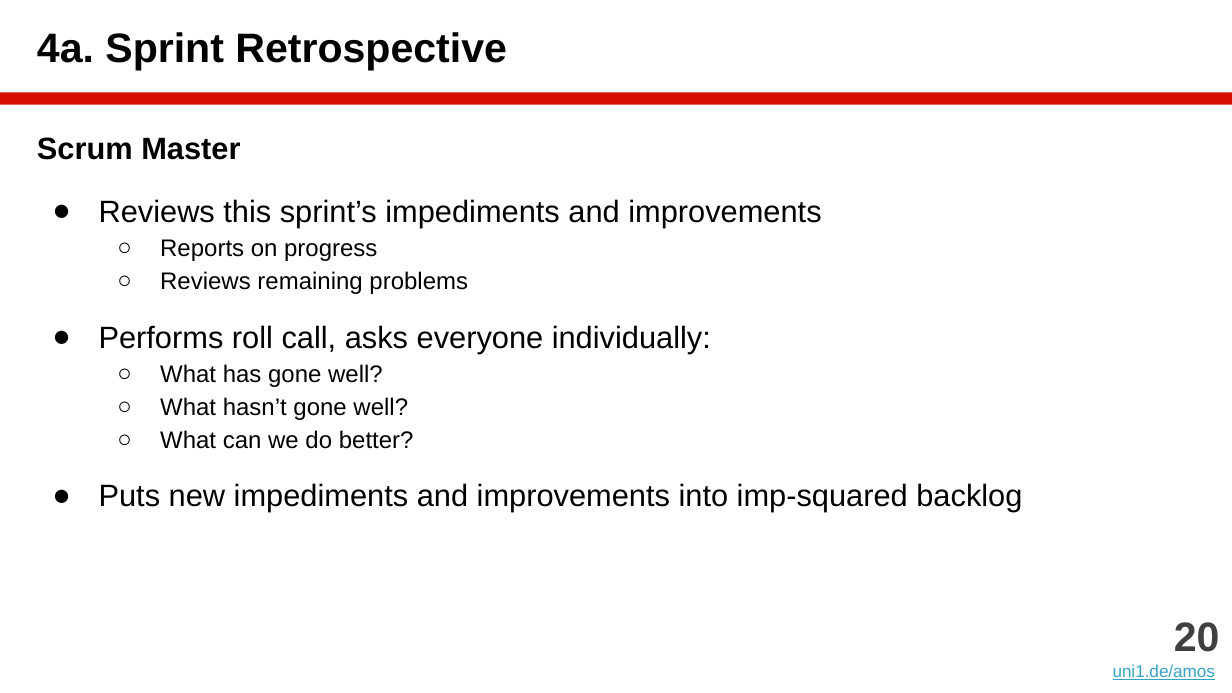
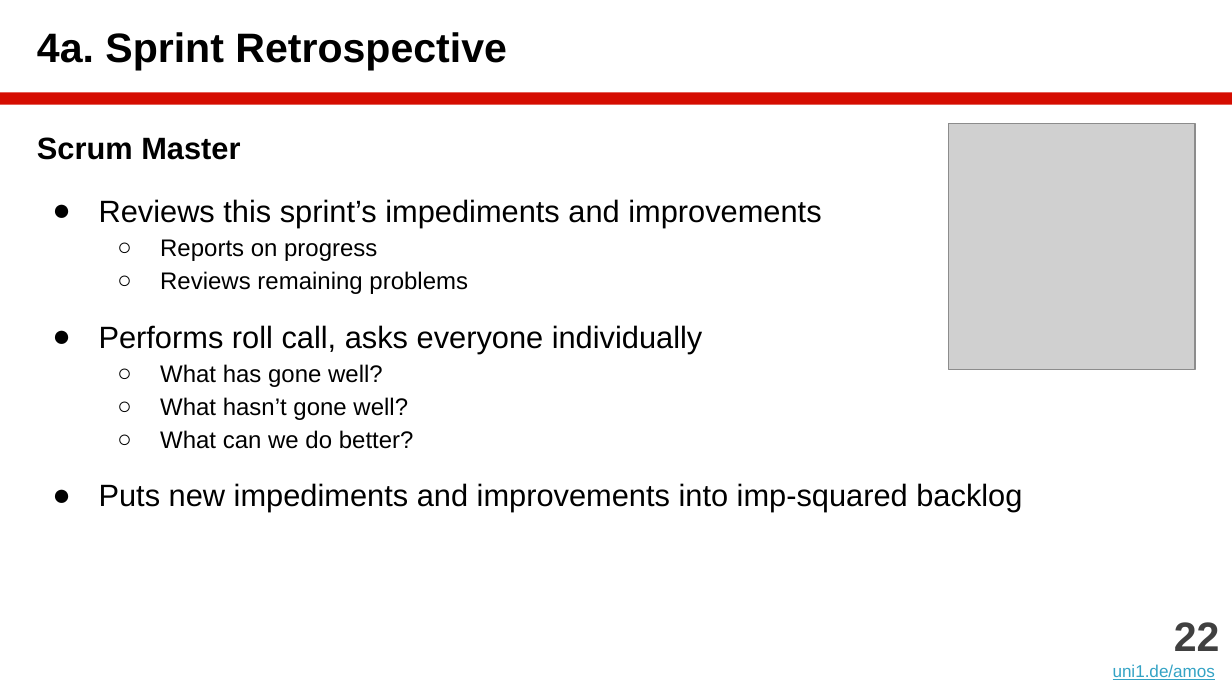
Before and after one commit to dirkriehle/amos-course, a slide deck: slide 22 of Lecture slides/AMOS B02 - Scrum and AMOS.pptx (slide 20 before the commit). Drawn at 1232x693 pixels with LibreOffice and Linux fonts; fonts in the diff are those of the drawing; grey boxes stand for pictures. Boxes give left, top, right and bottom in pixels: in the first picture for what was removed or moved away, otherwise in the second. Text is boxed around its words. In the diff, an @@ line names an element or a change of style, - is before the commit and + after.

```diff
--- a/Lecture slides/AMOS B02 - Scrum and AMOS.pptx
+++ b/Lecture slides/AMOS B02 - Scrum and AMOS.pptx
@@ picture added at [949, 123, 1195, 370] @@
@@ text at [99, 325, 703, 353]: text changed @@
-● Performs roll call, asks everyone individually:
+● Performs roll call, asks everyone individually
@@ text at [1174, 622, 1220, 651]: text changed @@
-20
+22
```
Also in this commit, not shown: 16 other slides changed, 2 slides added, 1 other file.
